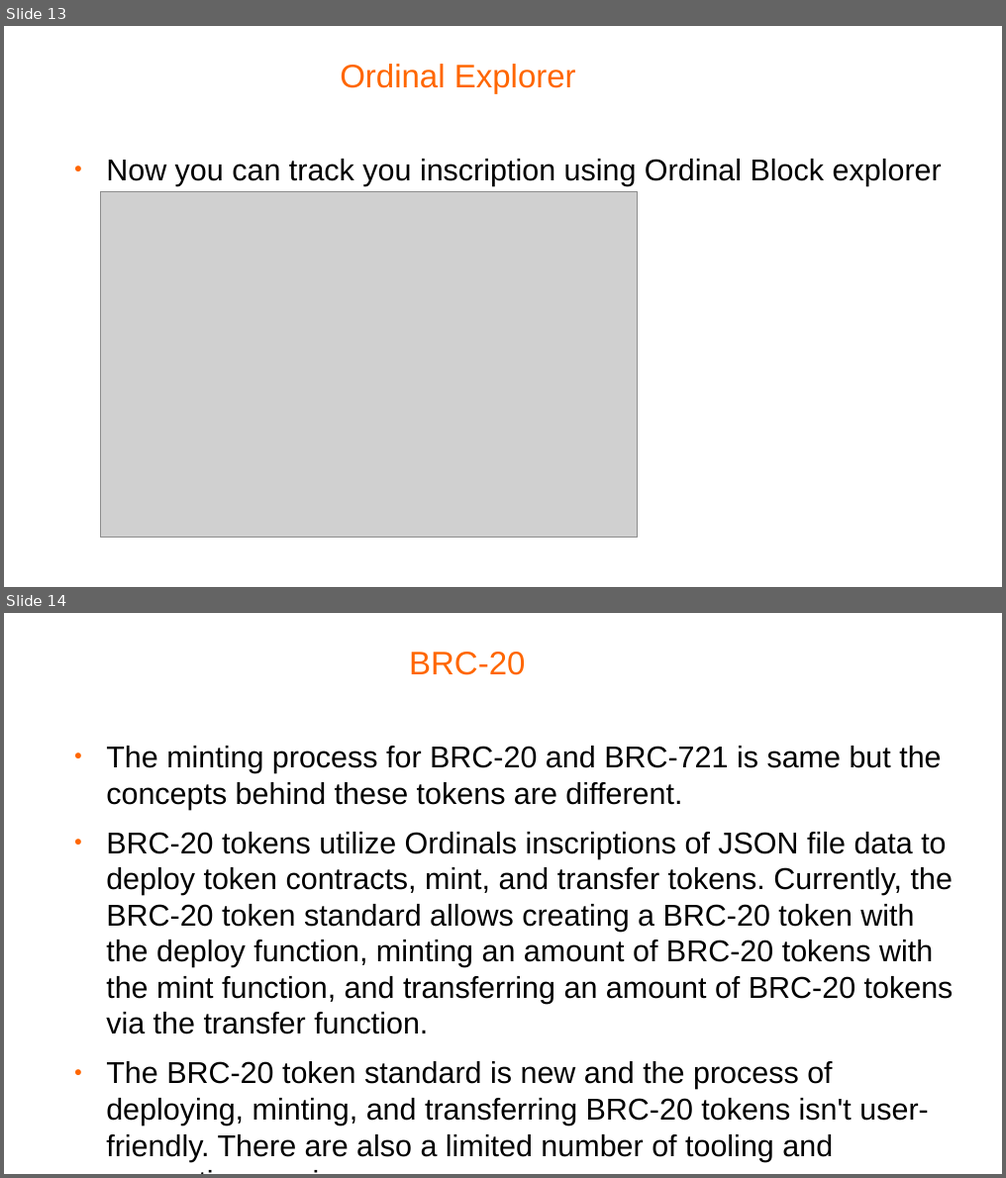
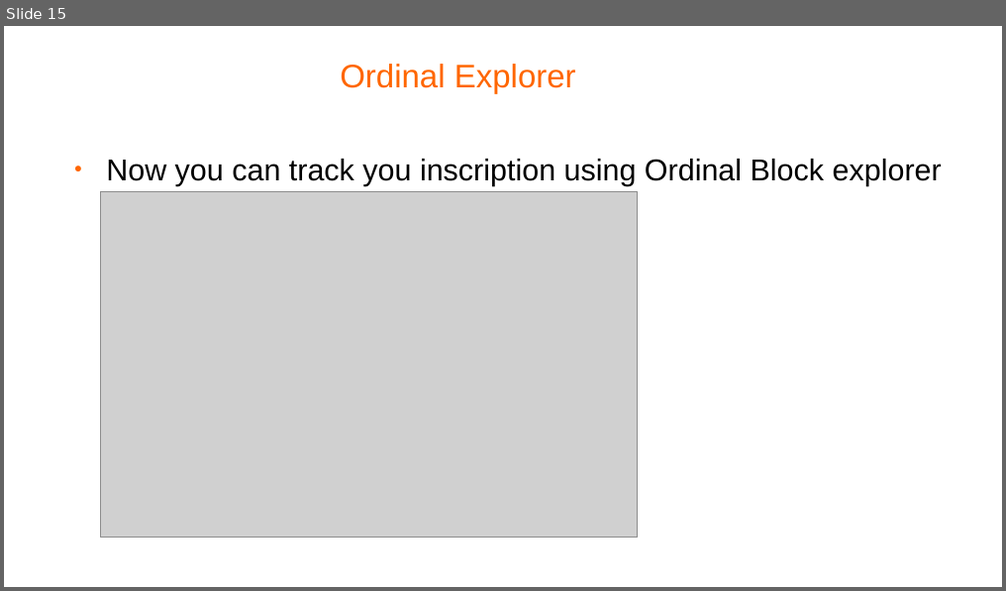
Before and after one commit to ranaahsanansar/BlcokchainTraning, a slide deck: Final Project/BTC NFT Ordinal Protocol.odp. Shown one above the other, each under a label of ours: slides 13 and 14 before the commit, slide 15 after it. The pictures are 1006x1178 and 1006x591 pixels, drawn with LibreOffice and Linux fonts; fonts in the diff are those of the drawing; grey boxes stand for pictures; background and template pictures are left out. Boxes give left, top, right and bottom in pixels: in the first picture for what was removed or moved away, otherwise in the second. Text is boxed around its words. In the diff, an @@ line names an element or a change of style, - is before the commit and + after.

```diff
--- a/Final Project/BTC NFT Ordinal Protocol.odp
+++ b/Final Project/BTC NFT Ordinal Protocol.odp
@@ slide 14 removed at (x1=4, y1=613, x2=1002, y2=1174), background #FFFFFF @@
@@ title removed at (x1=409, y1=652, x2=525, y2=675) @@
-BRC-20
@@ text removed at (x1=106, y1=746, x2=953, y2=1161) @@
-● The minting process for BRC-20 and BRC-721 is same but the concepts behind these tokens are different.
-● BRC-20 tokens utilize Ordinals inscriptions of JSON file data to deploy token contracts, mint, and transfer tokens. Currently, the BRC-20 token standard allows creating a BRC-20 token with the deploy function, minting an amount of BRC-20 tokens with the mint function, and transferring an amount of BRC-20 tokens via the transfer function.
-● The BRC-20 token standard is new and the process of deploying, minting, and transferring BRC-20 tokens isn't user-friendly. There are also a limited number of tooling and supporting services.
@@ what was slide 13 is now slide 15 @@
```
Also in this commit, not shown: 2 slides added, 1 other slide removed, 17 other files.
